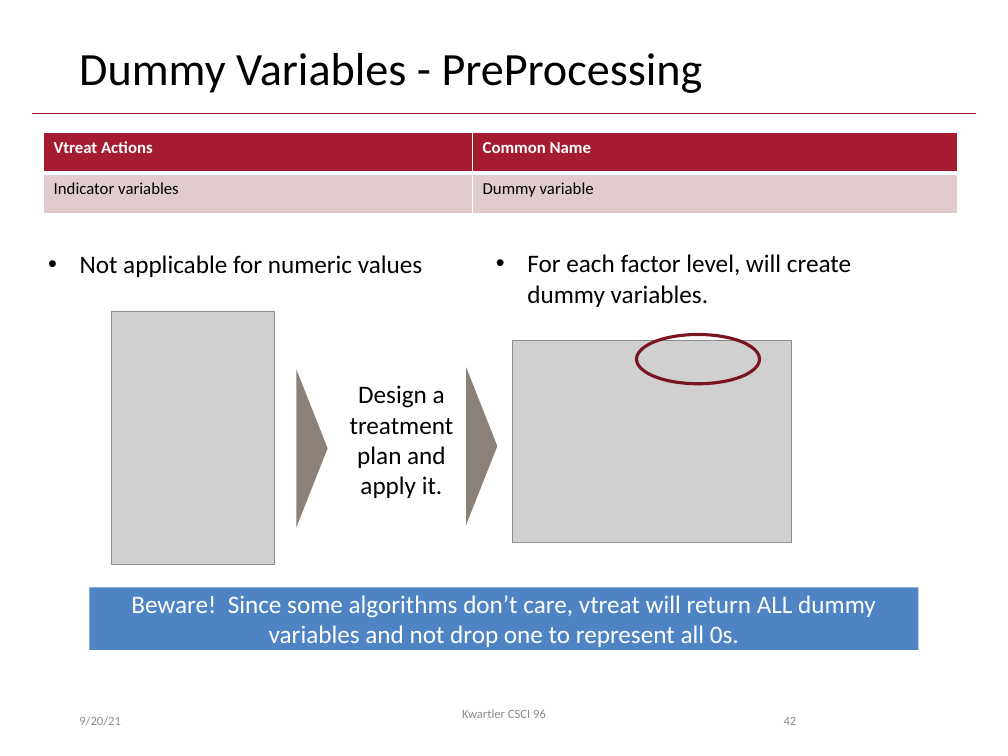
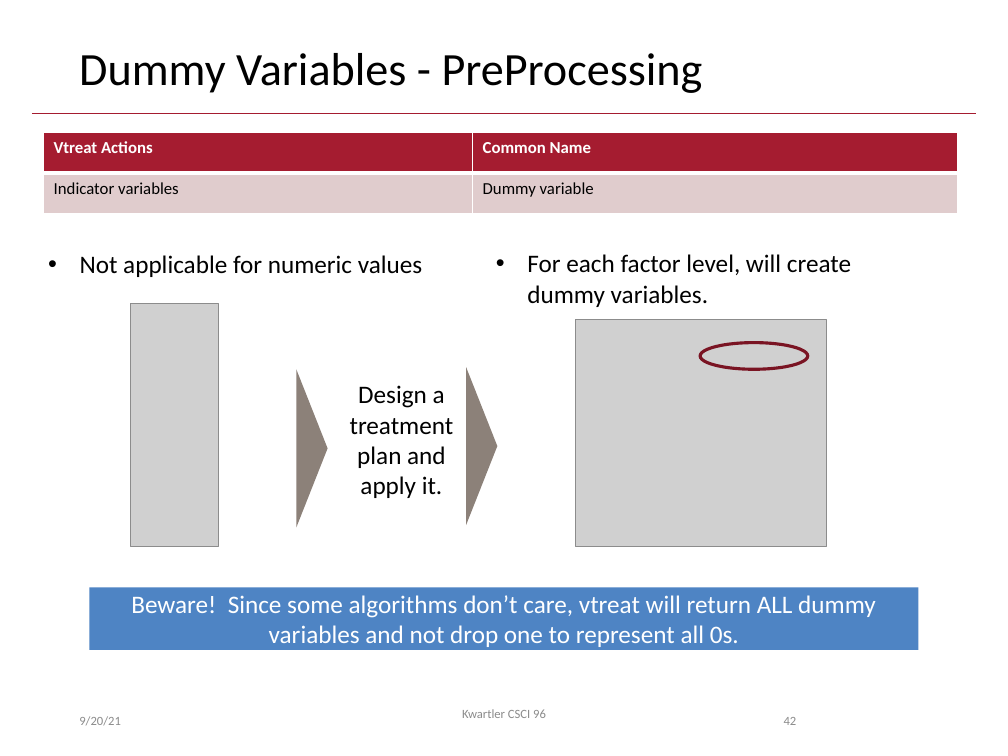
Before and after one commit to kwartler/Harvard_DataMining_Business_Student, a slide deck: slide 42 of Lessons/C_ModelingProcess_DataPrep/DM_Workflow_Preprocessing.pptx. Drawn at 1008x756 pixels with LibreOffice and Linux fonts; fonts in the diff are those of the drawing; grey boxes stand for pictures; background and template pictures are left out. Boxes give left, top, right and bottom in pixels: in the first picture for what was removed or moved away, otherwise in the second. Text is boxed around its words. In the diff, an @@ line names an element or a change of style, - is before the commit and + after.

```diff
--- a/Lessons/C_ModelingProcess_DataPrep/DM_Workflow_Preprocessing.pptx
+++ b/Lessons/C_ModelingProcess_DataPrep/DM_Workflow_Preprocessing.pptx
@@ picture removed at (111, 312, 274, 565) @@
@@ picture added at (130, 303, 218, 546) @@
@@ picture: place and size @@
-picture at (513, 341, 791, 542)
+picture at (576, 320, 827, 546)
@@ ellipse: place and size @@
-ellipse at (636, 335, 759, 384)
+ellipse at (701, 343, 808, 369)
```
Also in this commit, not shown: 1 other file.
